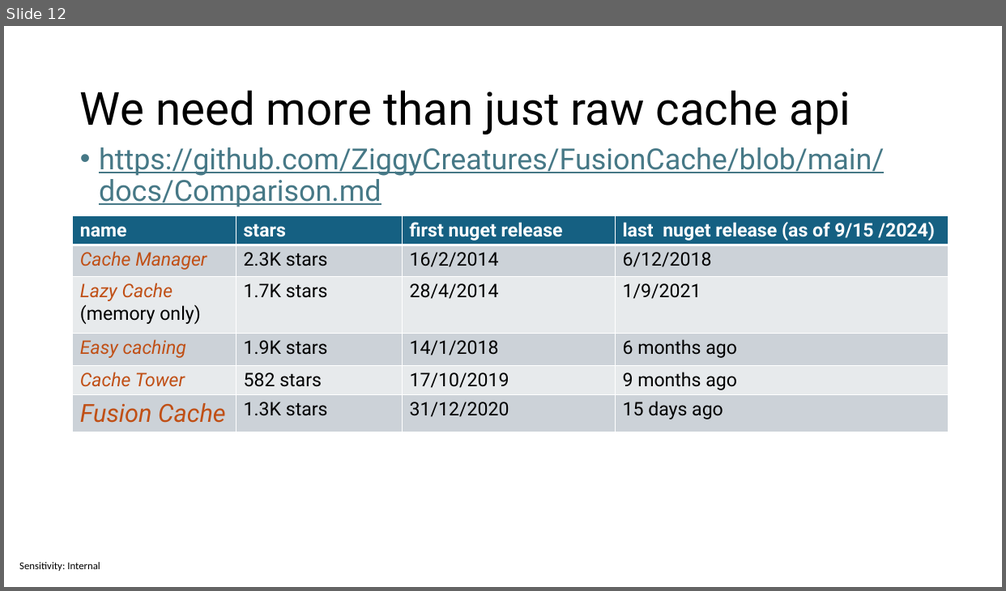
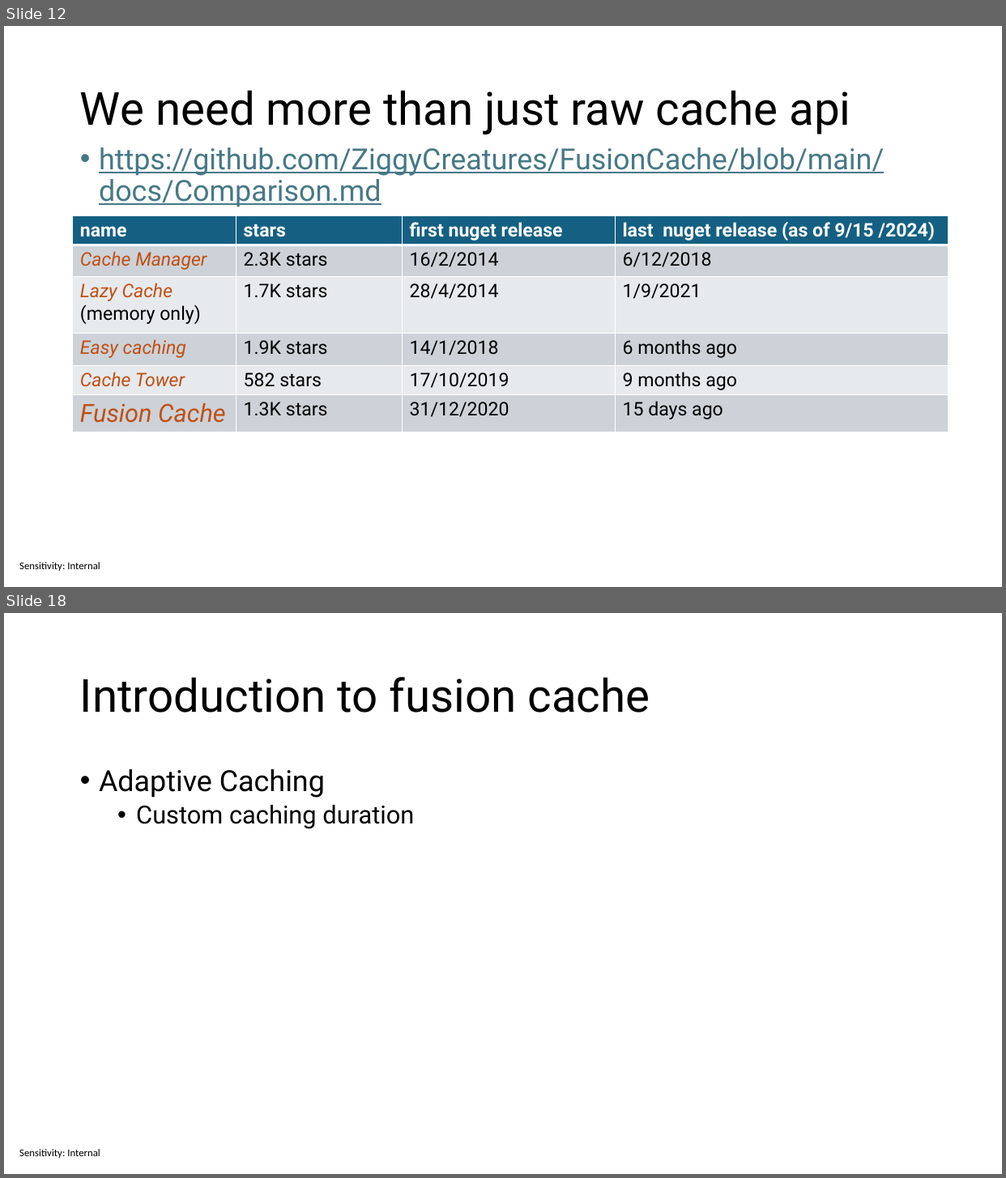
Before and after one commit to sabbadino/cache-like-a-pro-fusion-cache, a slide deck: cache-like-a-pro.pptx. Shown one above the other, each under a label of ours: slide 12 before the commit, slides 12 and 18 after it; the slides between them are not shown. The pictures are 1006x591 and 1006x1178 pixels, drawn with LibreOffice and Linux fonts; fonts in the diff are those of the drawing. Boxes give left, top, right and bottom in pixels: in the first picture for what was removed or moved away, otherwise in the second. Text is boxed around its words. In the diff, an @@ line names an element or a change of style, - is before the commit and + after.

```diff
--- a/cache-like-a-pro.pptx
+++ b/cache-like-a-pro.pptx
@@ slide 18 added at <box>4,613,1002,1174</box>, background #FFFFFF; not listed: 1 template element that a slide beside it also shows @@
@@ title added at <box>80,677,650,713</box>, 44 pt, text #000000 @@
+Introduction to fusion cache
@@ text added at <box>99,769,414,829</box>, 24 pt, text #000000 @@
+• Adaptive Caching
+  • Custom caching duration
```
Also in this commit, not shown: 3 slides changed, 6 other slides added, 1 slide removed, 4 other files.
